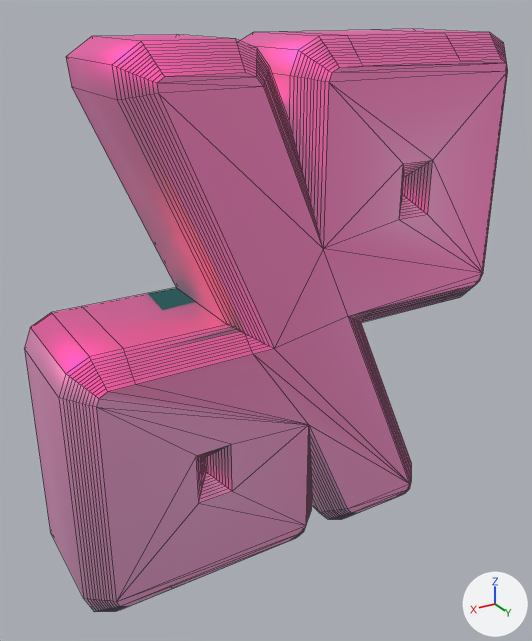
Before and after pictures for a commit that changed the OBJ model Game/Resources/GameScene/FullStomach/fullStomachPercent.obj.
Both versions are drawn from a 50 mm lens placed at (1.71, 2.82, 2.21), pointed at (0.02, 0.01, 0.81). The lights are fixed; the arrows at lower right show +X, +Y and +Z. Mesh edges are drawn as thin lines. Where no turn or scale is listed for an object, it has been applied to the vertices. Vertices at the same position are counted once.

The older version as bpy lines, for what is in view:
```python
me_テキスト = bpy.data.meshes.new('テキスト')
me_テキスト.from_pydata(...)  # 1200 vertices, 1254 faces; spans x -1.15..1.11, y -0.37..0.37, z -0.34..2.09
me_テキスト.materials.append(mat_マテリアル)  # picture img_fullstomachnum_png
ob_テキスト = bpy.data.objects.new('テキスト', me_テキスト)
ob_テキスト.location = (0.0, 0.0, 0.0)
```
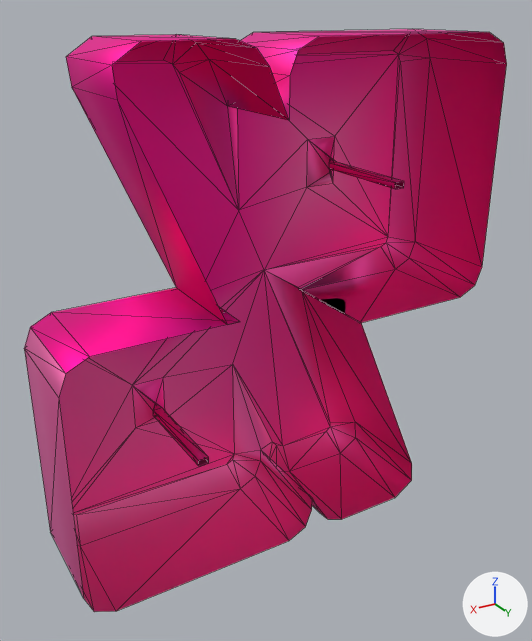
The newer file is also turned or shifted as a whole; pictures and numbers use the older file's frame.

The change, as a diff of the scene's bpy script:
```diff
--- a/Game/Resources/GameScene/FullStomach/fullStomachPercent.obj.py
+++ b/Game/Resources/GameScene/FullStomach/fullStomachPercent.obj.py
@@ mat_マテリアル_024 @@
+mat_マテリアル_024 = principled_material('マテリアル.024')
+mat_マテリアル_024.texture = img_fullstomachnum_png
+mat_マテリアル_024.metallic = 1.0
+mat_マテリアル_024.roughness = 0.619
@@ me_テキスト @@
 # used by ob_テキスト; location = (0.0, 0.0, 0.0)
-me_テキスト.from_pydata(...)  # 1200 vertices, 1254 faces; spans x -1.15..1.11, y -0.37..0.37, z -0.34..2.09
-me_テキスト.materials.append(mat_マテリアル)  # picture img_fullstomachnum_png
+me_テキスト.from_pydata(...)  # 142 vertices, 241 faces; spans x -1.15..1.11, y -0.37..0.26, z -0.34..2.09
+# me_テキスト part 1: 1058 vertices removed from x -1.14..1.1, y -0.37..0.37, z -0.34..2.09
+me_テキスト.materials.append(mat_マテリアル_024)  # picture img_fullstomachnum_png
```

Location of each change, [x1, y1, x2, y2] in pixels of the pictures (532 x 641 px):
'テキスト', reshaped: before [24, 29, 508, 612]; after [24, 29, 507, 612]
part 1 of me_テキスト, deleted (pink): before [51, 29, 508, 612]
